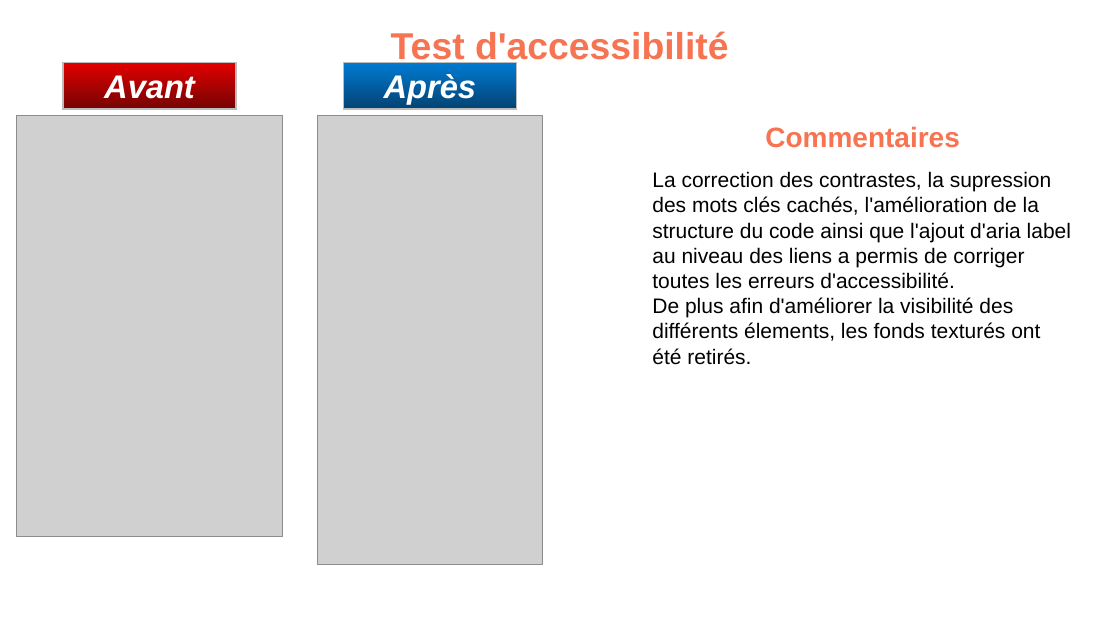
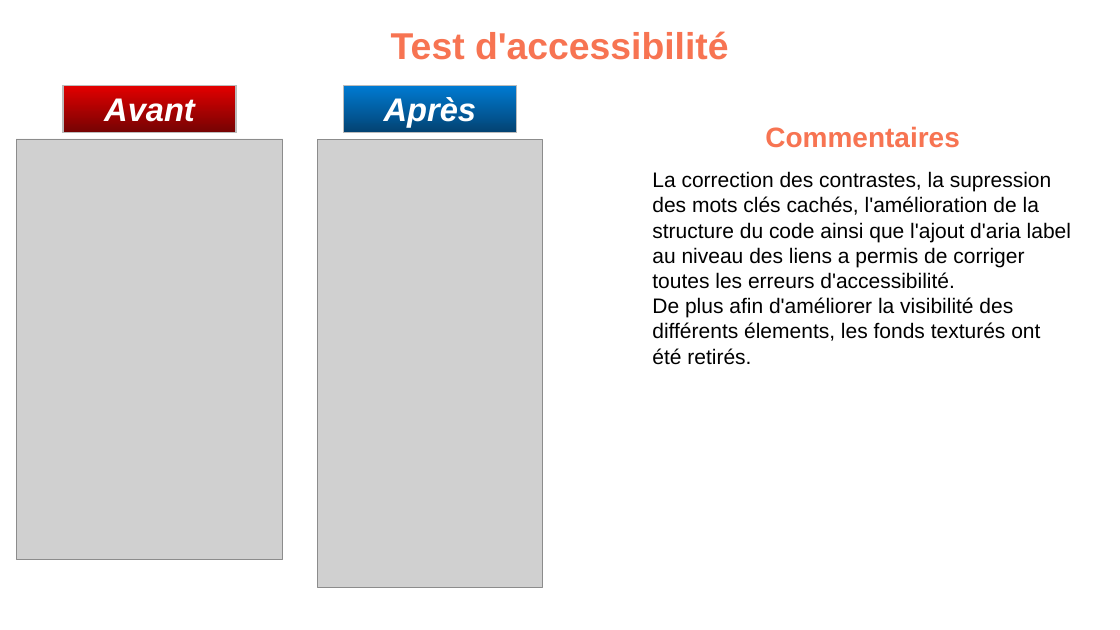
Before and after one commit to devi-dev/IsmahaneHAMOU_4_03062021-La-chouette-agence-, a slide deck: slide 3 of Analyse/P4_02_optimisation.pptx. Drawn at 1120x630 pixels with LibreOffice and Linux fonts; fonts in the diff are those of the drawing; grey boxes stand for pictures; background and template pictures are left out. Boxes give left, top, right and bottom in pixels: in the first picture for what was removed or moved away, otherwise in the second. Text is boxed around its words. In the diff, an @@ line names an element or a change of style, - is before the commit and + after.

```diff
--- a/Analyse/P4_02_optimisation.pptx
+++ b/Analyse/P4_02_optimisation.pptx
@@ 2 pictures, 2 rectangles: place and size @@
-2 pictures, 2 rectangles at [16, 62, 542, 565]
+2 pictures, 2 rectangles at [16, 86, 542, 588]
```
Also in this commit, not shown: 6 other slides changed, 6 other files.
